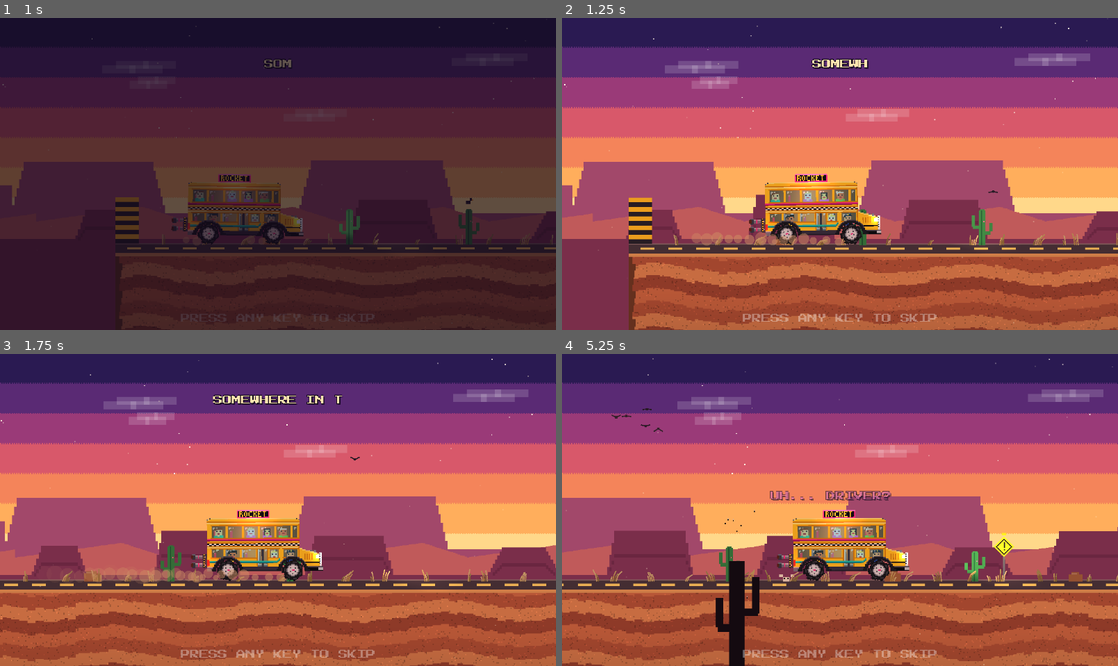
Above: before the commit, frames 1-4 (two rows, left to right).
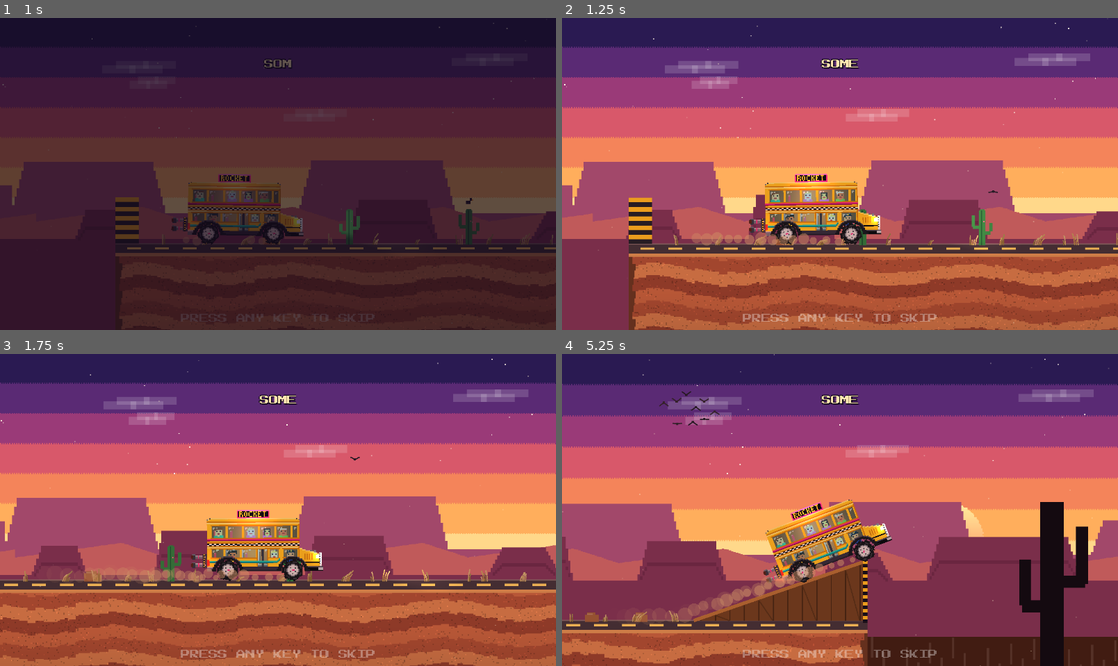
Above: after the commit, the same moments.

Repository: pwshfan1980h/rocket-bus
Game: Godot game, scene res://scenes/boot.tscn
Same seed, same stepped clock (60 frames per second), same inputs: the game is played once before the commit and once after it.
Inputs (mouse positions are in pixels of both pictures, inside the frame that each line leads up to):
- Up to frame 1 (1 s): tap Enter (ui_accept) at 0.5, 0.77 s; move the mouse to (400, 158) at 0.52 s; hold D (move_right) from 0.53 s (still down); tap H (horn) at 0.6 s; click (400, 158) at 0.67 s
- Up to frame 2 (1.25 s): keep holding D (move_right); tap Enter (ui_accept) at 1.07 s
- Up to frame 3 (1.75 s): release D (move_right) at 1.25 s; tap Enter (ui_accept) at 1.25 s; drag from (166, 525) to (250, 572) at 1.27 s
- Up to frame 4 (5.25 s): tap Enter (ui_accept) at 2, 2.75, 3.5, 3.77, 4.07, 4.25 s; move the mouse to (895, 441) at 2.02 s; hold D (move_right) 2.03-2.75 s; tap P at 2.1 s; drag from (812, 572) to (673, 463) at 2.77 s; move the mouse to (1006, 556) at 3.52 s; hold A (move_left) 3.53-4.25 s; tap U at 3.6 s; tap R (reset) at 4.15 s; drag from (673, 463) to (756, 432) at 4.27 s; move the mouse to (867, 510) at 5.02 s; hold Down (ui_down) from 5.03 s (still down); hold Space (rocket) from 5.03 s (still down); click (867, 510) at 5.17 s

Frame 1 is identical in both runs. In frame 2, 0.2% of the frame differs, in the area x 44-56%, y 13-17%; in frame 3, 0.4%; in frame 4, 45%, in the area x 0-100%, y 0-100%.

Commit message:
Fix browser freeze when skipping the intro
The intro's scripted sequence kept running after the scene was freed. In a web
release build, awaiting on a null tree returns immediately, so the wait loop spun
forever and locked the tab. All intro/level waits now stop once the scene is gone.

Co-Authored-By: Claude Opus 5.5 <noreply@anthropic.com>

Diff:
--- a/scripts/game/level.gd
+++ b/scripts/game/level.gd
@@ -75,6 +75,7 @@
 	gaps_l.horizontal_alignment = HORIZONTAL_ALIGNMENT_CENTER
 	var wait := 0.3 if _bot else 1.6
 	await get_tree().create_timer(wait).timeout
+	if not is_inside_tree(): return
 	for n in [card, blurb, gaps_l]:
 		n.queue_free()
 	if not _bot:
@@ -82,6 +83,7 @@
 			_big_center(c, Color.WHITE)
 			Audio.play("count_beep", -4.0)
 			await get_tree().create_timer(0.55).timeout
+			if not is_inside_tree(): return
 	_big_center("GO!", Color("#7dff6a"))
 	Audio.play("count_go", -4.0)
 	state = State.PLAY
@@ -196,6 +198,7 @@
 		return
 	GameState.record(index, score, stars)
 	await get_tree().create_timer(1.6).timeout
+	if not is_inside_tree(): return
 	_show_results(score, stars, fuel_left, time_bonus)
 
 
@@ -207,9 +210,11 @@
 		_bot_done("FAILED", "%s %s at x=%d fuel=%d landings=%s last=%s" % [kind, reason, bus.chassis.global_position.x, bus.fuel, landings, bus.last_landing])
 		return
 	await get_tree().create_timer(0.5).timeout
+	if not is_inside_tree(): return
 	if kind != "crash":
 		_big_center(FAIL_TEXT.get(kind, "OOPS!"), Color("#ff3b4e"))
 	await get_tree().create_timer(1.8).timeout
+	if not is_inside_tree(): return
 	Audio.play("fail_jingle", -4.0)
 	_show_retry(FAIL_TEXT.get(kind, "OOPS!"))
 
@@ -259,6 +264,7 @@
 	if "--botall" in _args and index + 1 < Levels.count():
 		GameState.current_level = index + 1
 		await get_tree().create_timer(0.3).timeout
+		if not is_inside_tree(): return
 		get_tree().change_scene_to_file("res://scenes/level.tscn")
 	else:
 		print("BOT REPORT\n  " + "\n  ".join(bot_report))
--- a/scripts/ui/intro.gd
+++ b/scripts/ui/intro.gd
@@ -29,26 +29,32 @@
 	add_child(_ui)
 	_label("PRESS ANY KEY TO SKIP", Vector2(0, 256), 8, Color(1, 1, 1, 0.35), 0)
 	_run()
+	for a in OS.get_cmdline_user_args():  # test hook: --autoskip=SECONDS
+		if a.begins_with("--autoskip="):
+			get_tree().create_timer(float(a.substr(11))).timeout.connect(_finish)
 
 
+## Every await in this script returns false once the intro is skipped or the scene
+## is gone, and the caller stops. (In a web release build, awaiting on a null tree
+## returns instantly, so an unguarded wait loop would spin forever and freeze the tab.)
 func _run() -> void:
 	_typewrite("SOMEWHERE IN THE MIDDLE OF NOWHERE...", Vector2(0, 36))
-	await _until(func(): return bus.chassis.global_position.x > 200)
+	if not await _until(func(): return bus.chassis.global_position.x > 200): return
 	_phase = "brake"
-	await _until(func(): return absf(bus.get_speed()) < 6.0)
+	if not await _until(func(): return absf(bus.get_speed()) < 6.0): return
 	_phase = "wait"
-	await _wait(0.5)
+	if not await _wait(0.5): return
 	bus.passengers.chatter("UH... DRIVER?", "voice_hurt")
-	await _wait(1.1)
+	if not await _wait(1.1): return
 	bus.passengers.chatter("IS THE BRIDGE OUT?!", "voice_hurt")
-	await _wait(1.0)
+	if not await _wait(1.0): return
 	bus.honk()
-	await _wait(0.5)
+	if not await _wait(0.5): return
 	bus.passengers.chatter("HOLD ON TO YOUR HATS!", "voice_happy")
 	Audio.music("music_menu", 0.2)
-	await _wait(0.6)
+	if not await _wait(0.6): return
 	_phase = "go"
-	await _until(func(): return bus.airborne and bus.chassis.global_position.x > _lip_x + 50)
+	if not await _until(func(): return bus.airborne and bus.chassis.global_position.x > _lip_x + 50): return
 	Engine.time_scale = 0.3
 	_title_slam()
 	await get_tree().create_timer(1.4, true, false, true).timeout
@@ -75,8 +81,8 @@
 
 
 func _on_landed(_grade: String, _i: float, _a: float) -> void:
-	await _wait(1.8)
-	_finish()
+	if await _wait(1.8):
+		_finish()
 
 
 func _unhandled_input(event: InputEvent) -> void:
@@ -114,18 +120,26 @@
 		l.text = text.substr(0, i + 1)
 		if text[i] != " ":
 			Audio.play("typewriter", -10.0, 1.0, 0.2)
-		await _wait(0.05)
-	await _wait(1.2)
+		if not await _wait(0.05): return
+	if not await _wait(1.2): return
 	create_tween().tween_property(l, "modulate:a", 0.0, 0.6)
 
 
-func _until(cond: Callable) -> void:
-	while not cond.call():
-		await get_tree().physics_frame
+func _alive() -> bool:
+	return not _done and is_inside_tree()
 
 
-func _wait(t: float) -> void:
+func _until(cond: Callable) -> bool:
+	while _alive() and not cond.call():
+		await get_tree().physics_frame
+	return _alive()
+
+
+func _wait(t: float) -> bool:
+	if not _alive():
+		return false
 	await get_tree().create_timer(t).timeout
+	return _alive()
 
 
 func _label(text: String, pos: Vector2, size: int, color: Color, outline: int) -> Label:
